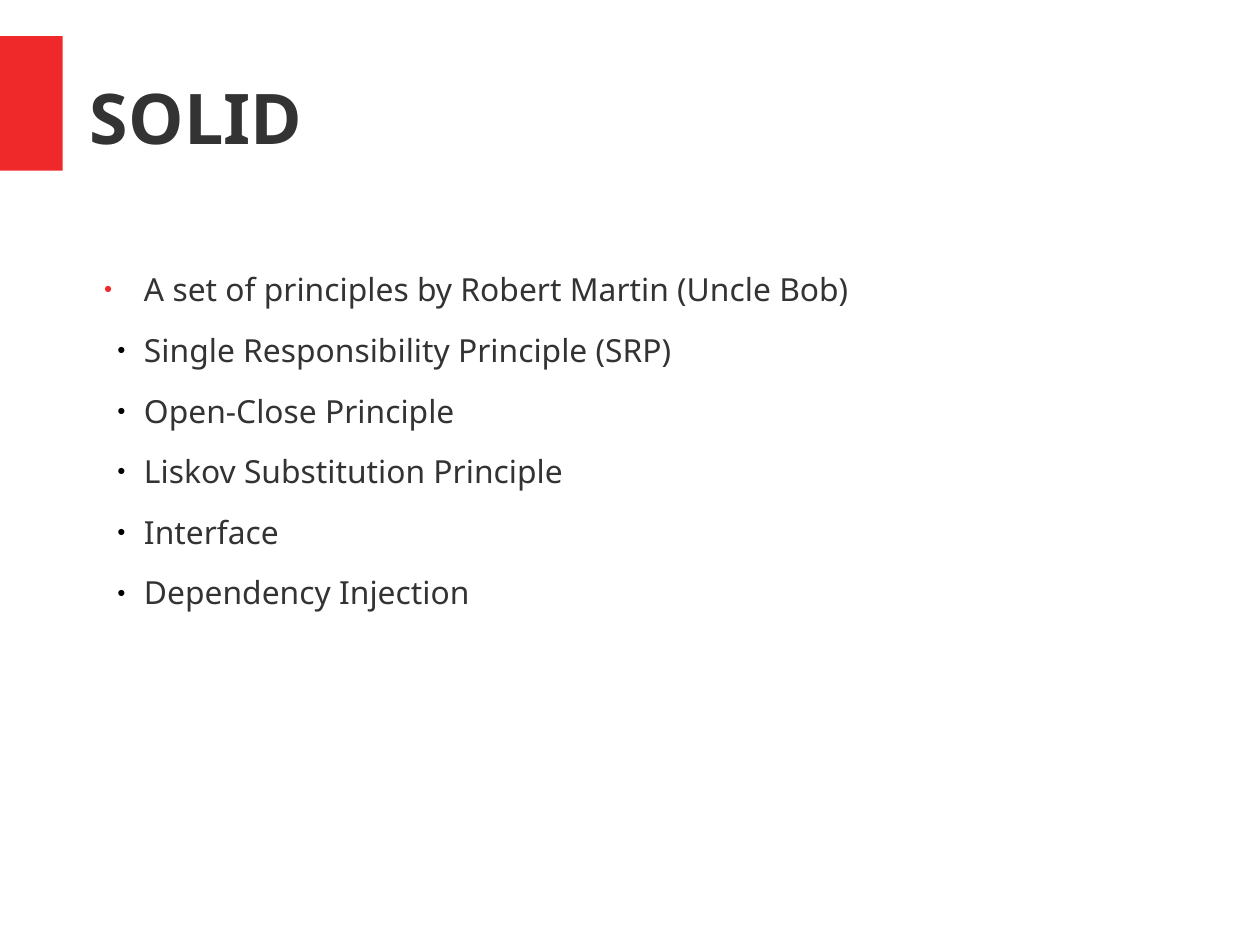
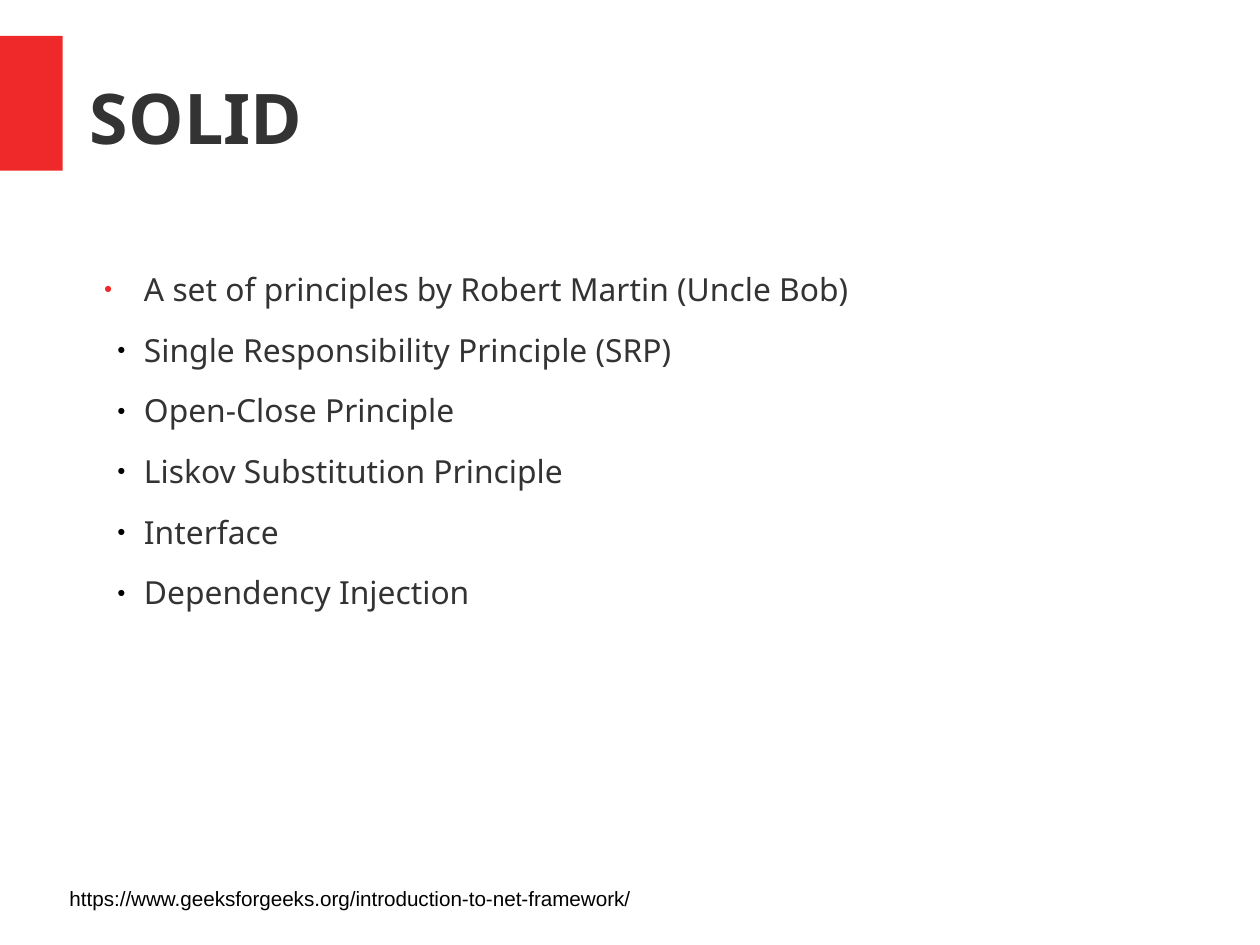
Before and after one commit to juschan/CSharp_ASPNET_Coaching, a slide deck: slide 26 of SE_Intro.pptx. Drawn at 1260x945 pixels with LibreOffice and Linux fonts; fonts in the diff are those of the drawing. Boxes give left, top, right and bottom in pixels: in the first picture for what was removed or moved away, otherwise in the second. Text is boxed around its words. In the diff, an @@ line names an element or a change of style, - is before the commit and + after.

Commit message:
Commit SE_Intro slides.

```diff
--- a/SE_Intro.pptx
+++ b/SE_Intro.pptx
@@ text added at (x1=69, y1=891, x2=630, y2=911), 13 pt, text #000000 @@
+https://www.geeksforgeeks.org/introduction-to-net-framework/
```
Also in this commit, not shown: 1 other slide changed, 6 slides removed.
